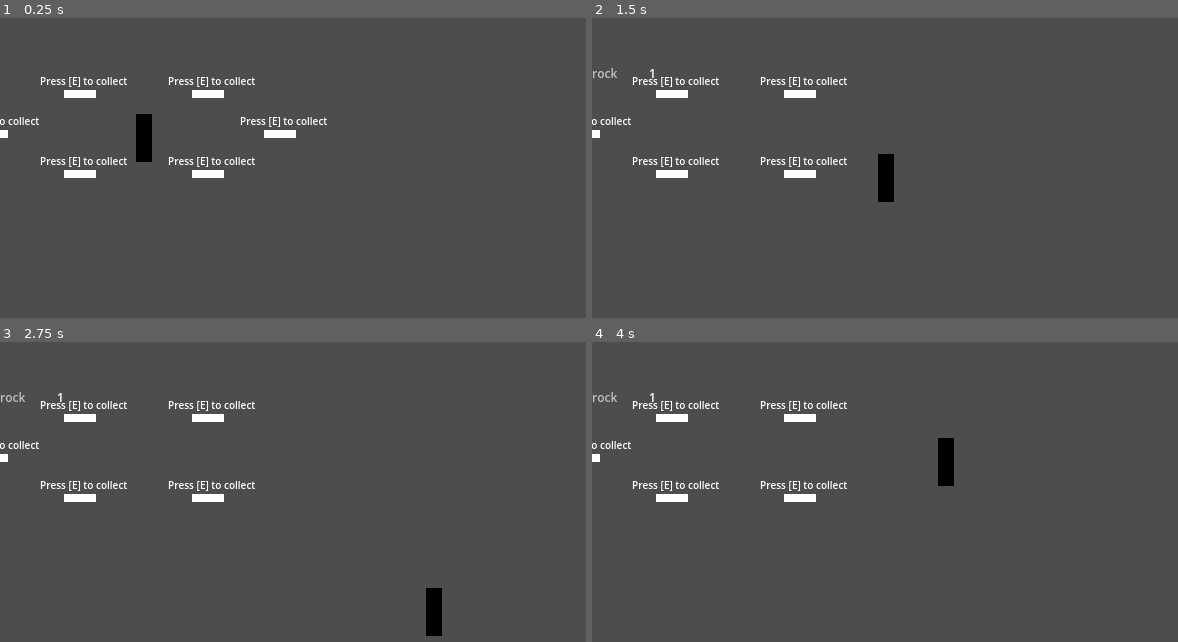
Above: before the commit, frames 1-4 (two rows, left to right).
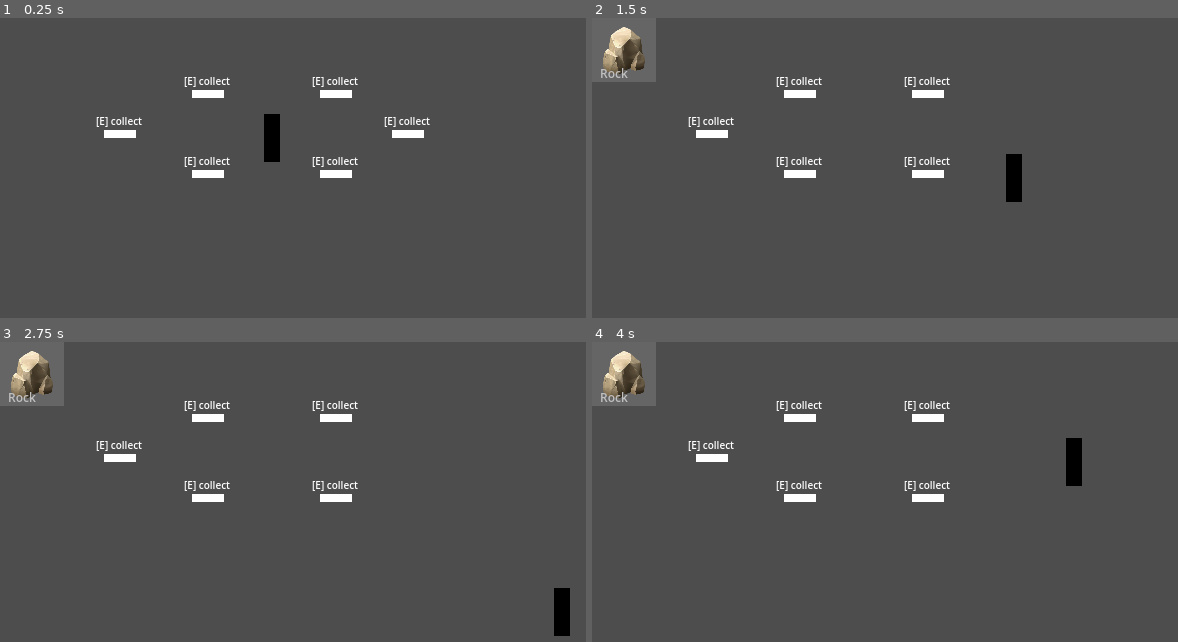
Above: after the commit, the same moments.

Repository: Easygoing-JS/gdcsript_intro
Game: Godot game, scene res://scenes/main.tscn
Two runs of this game, one before a commit and one after it. Both use one fixed random seed, a clock stepped at 60 frames per second and the inputs below.
Inputs:
- Up to frame 1 (0.25 s): no input
- Up to frame 2 (1.5 s): tap E (interact) at 0.5, 0.6, 1.25, 1.35 s; hold Right (ui_right) 0.53-1.28 s; hold Down (ui_down) from 1.28 s (still down)
- Up to frame 3 (2.75 s): tap E (interact) at 2, 2.1 s; release Down (ui_down) at 2.03 s; hold Right (ui_right) from 2.03 s (still down)
- Up to frame 4 (4 s): tap E (interact) at 2.75, 2.85, 3.5, 3.6 s; release Right (ui_right) at 2.78 s; hold Up (ui_up) 2.78-3.53 s; hold Left (ui_left) from 3.53 s (still down)

The runs differ from the first frame. In frame 1, 3.4% of the frame differs, in the area x 0-74%, y 19-54%; in frame 2, 3.8%, in the area x 0-74%, y 3-62%; in frame 3, 3.8%; in frame 4, 3.8%.

Commit message:
inventory patch

Diff:
--- a/scenes/inventory_slot.tscn
+++ b/scenes/inventory_slot.tscn
@@ -1,6 +1,9 @@
-[gd_scene load_steps=2 format=3 uid="uid://b1oomrlfu0wci"]
+[gd_scene load_steps=3 format=3 uid="uid://b1oomrlfu0wci"]
 
 [ext_resource type="Script" uid="uid://jx8wu1a757v5" path="res://scripts/inventory_slot.gd" id="1_dxvxp"]
+
+[sub_resource type="StyleBoxFlat" id="StyleBoxFlat_dxvxp"]
+bg_color = Color(0.396889, 0.396889, 0.396889, 1)
 
 [node name="InventorySlot" type="Control"]
 custom_minimum_size = Vector2(64, 64)
@@ -10,10 +13,21 @@
 offset_bottom = 64.0
 script = ExtResource("1_dxvxp")
 
+[node name="Panel" type="Panel" parent="."]
+layout_mode = 1
+anchors_preset = 15
+anchor_right = 1.0
+anchor_bottom = 1.0
+grow_horizontal = 2
+grow_vertical = 2
+theme_override_styles/panel = SubResource("StyleBoxFlat_dxvxp")
+
 [node name="Icon" type="TextureRect" parent="."]
 layout_mode = 0
-offset_right = 64.0
-offset_bottom = 64.0
+offset_left = 8.0
+offset_top = 8.0
+offset_right = 56.0
+offset_bottom = 56.0
 expand_mode = 2
 stretch_mode = 5
 
@@ -25,7 +39,8 @@
 anchor_right = 1.0
 anchor_bottom = 1.0
 offset_left = -40.0
-offset_top = -23.0
+offset_top = -17.0
+offset_right = -8.0
 grow_horizontal = 0
 grow_vertical = 0
 theme_override_font_sizes/font_size = 12
@@ -39,7 +54,9 @@
 anchor_top = 1.0
 anchor_right = 1.0
 anchor_bottom = 1.0
-offset_top = -23.0
+offset_left = 8.0
+offset_top = -17.0
+offset_right = -16.0
 grow_horizontal = 2
 grow_vertical = 0
 theme_override_font_sizes/font_size = 12
--- a/scenes/item.tscn
+++ b/scenes/item.tscn
@@ -19,11 +19,12 @@
 shape = SubResource("RectangleShape2D_r3ghi")
 
 [node name="Label" type="Label" parent="."]
-offset_left = -40.0
+offset_left = -32.0
 offset_top = -16.0
-offset_right = 48.0
+offset_right = 32.0
 theme_override_font_sizes/font_size = 10
-text = "Press [E] to collect"
+text = "[E] collect"
+horizontal_alignment = 1
 autowrap_mode = 2
 
 [connection signal="body_entered" from="." to="." method="_on_body_entered"]
--- a/scenes/main.tscn
+++ b/scenes/main.tscn
@@ -6,28 +6,28 @@
 [node name="Main" type="Node2D"]
 
 [node name="Player" parent="." instance=ExtResource("1_o5qli")]
-position = Vector2(144, 120)
+position = Vector2(272, 120)
 
 [node name="Wood" parent="." instance=ExtResource("2_0wfyh")]
-position = Vector2(80, 72)
+position = Vector2(208, 72)
 item_type = "wood"
 
 [node name="Wood3" parent="." instance=ExtResource("2_0wfyh")]
-position = Vector2(-8, 112)
+position = Vector2(120, 112)
 item_type = "wood"
 
 [node name="Wood2" parent="." instance=ExtResource("2_0wfyh")]
-position = Vector2(80, 152)
+position = Vector2(208, 152)
 item_type = "wood"
 
 [node name="Rock" parent="." instance=ExtResource("2_0wfyh")]
-position = Vector2(208, 72)
+position = Vector2(336, 72)
 item_type = "rock"
 
 [node name="Rock3" parent="." instance=ExtResource("2_0wfyh")]
-position = Vector2(280, 112)
+position = Vector2(408, 112)
 item_type = "rock"
 
 [node name="Rock2" parent="." instance=ExtResource("2_0wfyh")]
-position = Vector2(208, 152)
+position = Vector2(336, 152)
 item_type = "rock"
--- a/scenes/ui.tscn
+++ b/scenes/ui.tscn
@@ -9,4 +9,6 @@
 custom_minimum_size = Vector2(256, 256)
 offset_right = 40.0
 offset_bottom = 40.0
+theme_override_constants/h_separation = 6
+theme_override_constants/v_separation = 6
 columns = 4
--- a/scripts/item.gd
+++ b/scripts/item.gd
@@ -4,6 +4,7 @@
 
 @export var item_type: String = "default_item"  # Тип предмета, задаётся в инспекторе
 @onready var player = null
+@onready var label = $Label
 
 #func _ready():
 	#connect("body_entered", Callable(self, "_on_body_entered"))
@@ -15,11 +16,13 @@
 	if body.name == "Player":
 		player = body
 		player_in_area = true
+		label.visible = true
 
 func _on_body_exited(body):
 	if body.name == "Player":
 		player_in_area = false
 		player = null
+		label.visible = false
 
 func _process(_delta):
 	if player_in_area and Input.is_action_just_pressed("interact"):
--- a/scripts/player.gd
+++ b/scripts/player.gd
@@ -1,16 +1,24 @@
 extends CharacterBody2D
 
+# Инвентарь как словарь: { "wood": 2, "rock": 1, ... }
 var inventory: Dictionary = {}
 
+# Ссылка на UI
 @onready var ui = $UI
 
 const SPEED := 200
 
-# Добавление предмета в инвентарь
-func add_to_inventory(item_type: String) -> void:
-	inventory[item_type] = inventory.get(item_type, 0) + 1
-	ui.update_inventory_display(inventory)
+# Метод добавления предмета в инвентарь
+func add_to_inventory(item_name: String) -> void:
+	if inventory.has(item_name):
+		inventory[item_name] += 1
+	else:
+		inventory[item_name] = 1
 
+	if ui.has_method("update_inventory_display"):
+		ui.update_inventory_display(inventory)
+
+# Движение
 func _physics_process(_delta):
 	var direction := Vector2.ZERO
 
--- a/scripts/ui.gd
+++ b/scripts/ui.gd
@@ -1,32 +1,23 @@
-# scripts/ui.gd
 extends CanvasLayer
 
-@onready var inventory_grid: GridContainer = $InventoryGrid
-@onready var slot_scene: PackedScene = preload("res://scenes/inventory_slot.tscn")
+@onready var inventory_grid = $InventoryGrid
+@onready var slot_scene = preload("res://scenes/inventory_slot.tscn")
 
-# Метод для обновления визуального инвентаря
+# Метод отображения инвентаря
 func update_inventory_display(inventory: Dictionary):
-	# Очистить предыдущие слоты
+	# Удаляем старые слоты
 	for child in inventory_grid.get_children():
 		child.queue_free()
 
-	# Подсчёт количества каждого типа предметов
-	var item_counts: Dictionary = {}
-	for item_name in inventory:
-		if item_counts.has(item_name):
-			item_counts[item_name] += 1
-		else:
-			item_counts[item_name] = 1
+	# Используем inventory как есть
+	var item_counts = inventory
 
-	# Создание новых слотов с обновлённой информацией
 	for item_name in item_counts.keys():
 		var slot = slot_scene.instantiate()
 		inventory_grid.add_child(slot)
 
-		# Пытаемся получить информацию из item_data.gd или по заглушке
 		var item_data = get_item_data(item_name)
 
-		# Настройка иконки и текста
 		var icon_node = slot.get_node("Icon")
 		var count_label = slot.get_node("CountLabel")
 		var name_label = slot.get_node("NameLabel")
@@ -35,18 +26,18 @@
 			icon_node.texture = item_data.icon if item_data.has("icon") else null
 		if count_label:
 			count_label.text = str(item_counts[item_name])
+			count_label.visible = item_counts[item_name] > 1
 		if name_label:
 			name_label.text = item_data.display_name if item_data.has("display_name") else item_name
 
-# Временно заглушка для получения данных о предмете
+# Метод с данными о типах предметов
 func get_item_data(item_name: String) -> Dictionary:
-	# В будущем можно заменить загрузкой из ресурса или базы данных
 	var dummy_data: Dictionary = {
 		"wood": {
 			"display_name": "Wood",
 			"icon": preload("res://assets/icons/wood.png")
 		},
-		"stone": {
+		"rock": {
 			"display_name": "Rock",
 			"icon": preload("res://assets/icons/rock.png")
 		},
Not shown, changed: project.zip
